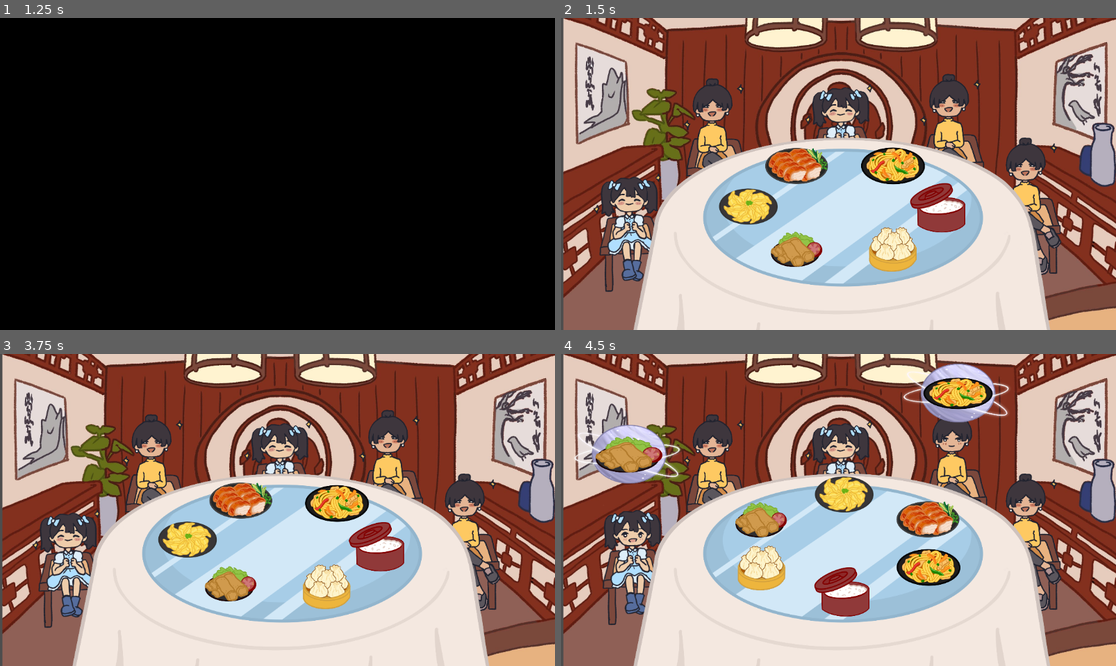
Above: before the commit, frames 1-4 (two rows, left to right).
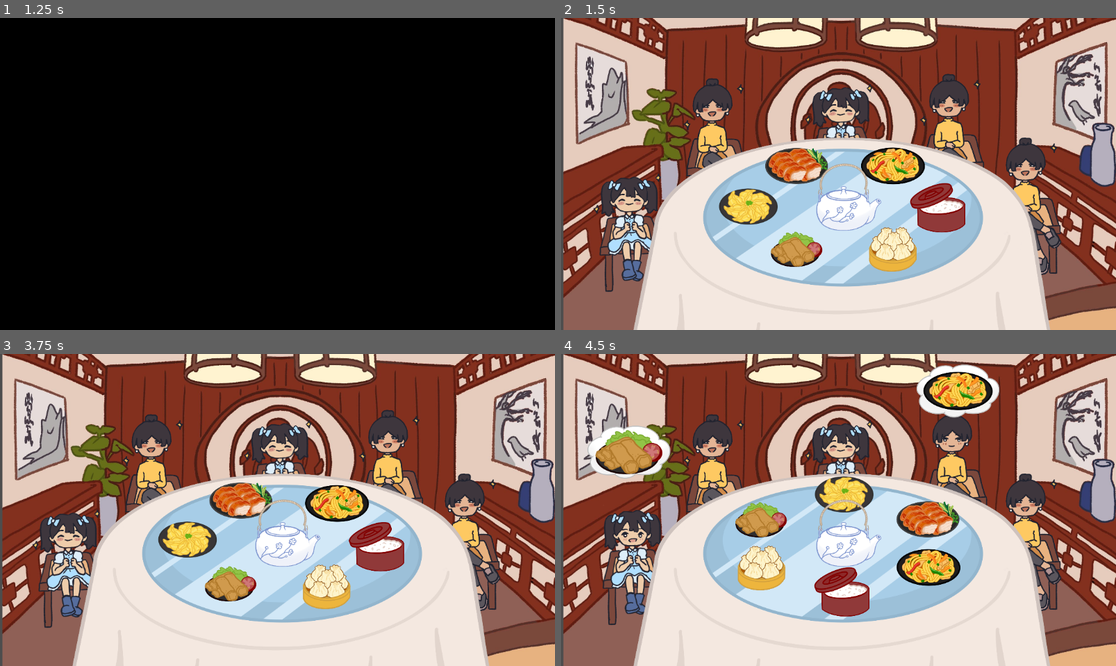
Above: after the commit, the same moments.

Repository: game-dev-besties/lupe_game
Game: Godot game, scene res://scenes/cutscene.tscn
Two runs of this game, one before a commit and one after it. Both use one fixed random seed, a clock stepped at 60 frames per second and the inputs below.
Inputs (mouse positions are in pixels of both pictures, inside the frame that each line leads up to):
- Up to frame 1 (1.25 s): click "SKIP" at 0.5 s
- Up to frame 2 (1.5 s): click "SKIP" at 1.25 s
- Up to frame 3 (3.75 s): tap Enter (ui_accept) at 2, 2.75, 3.5 s; drag from (377, 544) to (233, 584) at 2.02 s; drag from (333, 584) to (188, 544) at 2.77 s; move the mouse to (233, 584) at 3.52 s; hold Right (ui_right) from 3.53 s (still down); click (233, 584) at 3.67 s
- Up to frame 4 (4.5 s): release Right (ui_right) at 4.25 s; drag from (783, 506) to (810, 588) at 4.27 s

Frame 1 is identical in both runs. In frame 2, 1.2% of the frame differs, in the area x 45-58%, y 46-69%; in frame 3, 1.2%; in frame 4, 4.7%, in the area x 2-81%, y 3-69%.

Commit message:
draggable teapot

Diff:
--- a/scenes/NPC.tscn
+++ b/scenes/NPC.tscn
@@ -3,7 +3,7 @@
 [ext_resource type="Script" uid="uid://c20iiwfaxynah" path="res://scripts/npc.gd" id="1_mhefn"]
 [ext_resource type="Texture2D" uid="uid://nb76g4oh3qlu" path="res://assets/npc/girl1.png" id="2_bdcwd"]
 [ext_resource type="Texture2D" uid="uid://ksk0j7ukgjct" path="res://assets/npc/girl3.png" id="3_5h8ky"]
-[ext_resource type="Texture2D" uid="uid://13i0ekp83pct" path="res://assets/rings.webp" id="4_jnjht"]
+[ext_resource type="Texture2D" uid="uid://02hyxbp12e5h" path="res://assets/bubble.png" id="4_jnjht"]
 
 [sub_resource type="AtlasTexture" id="AtlasTexture_e3sg1"]
 atlas = ExtResource("2_bdcwd")
@@ -92,8 +92,8 @@
 
 [node name="ThoughtBubble" type="Sprite2D" parent="."]
 visible = false
-position = Vector2(6, -223)
-scale = Vector2(0.324897, 0.256362)
+position = Vector2(6, -228)
+scale = Vector2(0.324897, 0.313333)
 texture = ExtResource("4_jnjht")
 
 [node name="FoodImage" type="Sprite2D" parent="ThoughtBubble"]
--- a/scenes/game.tscn
+++ b/scenes/game.tscn
@@ -1,11 +1,13 @@
-[gd_scene load_steps=11 format=3 uid="uid://b7w465tfimyec"]
+[gd_scene load_steps=13 format=3 uid="uid://b7w465tfimyec"]
 
 [ext_resource type="Script" uid="uid://b8fp7l0wpeawx" path="res://scripts/game.gd" id="1_lkgvj"]
-[ext_resource type="PackedScene" uid="uid://b6jq0f6yg0wuw" path="res://scenes/NPC.tscn" id="2_lnu2h"]
+[ext_resource type="PackedScene" uid="uid://ddw71ek2dup7r" path="res://scenes/dish.tscn" id="3_gee14"]
 [ext_resource type="Texture2D" uid="uid://dspqnr0vuhl4l" path="res://assets/table.png" id="3_lbhrr"]
 [ext_resource type="Script" uid="uid://decuur7sn58mt" path="res://scripts/spinningthing.gd" id="3_p57ef"]
-[ext_resource type="PackedScene" uid="uid://ddw71ek2dup7r" path="res://scenes/dish.tscn" id="4_u5sy4"]
+[ext_resource type="PackedScene" uid="uid://b6jq0f6yg0wuw" path="res://scenes/NPC.tscn" id="4_0tnpc"]
 [ext_resource type="Texture2D" uid="uid://brqi5cskbd0ai" path="res://assets/background.jpg" id="5_iywne"]
+[ext_resource type="PackedScene" uid="uid://ch8611g0nx445" path="res://scenes/teacup.tscn" id="5_vtaks"]
+[ext_resource type="PackedScene" uid="uid://ct8tletcl4vu6" path="res://scenes/teapot.tscn" id="6_0tnpc"]
 
 [sub_resource type="Animation" id="Animation_pk0x4"]
 length = 0.001
@@ -91,9 +93,13 @@
 [node name="spinningthing" type="Node2D" parent="." node_paths=PackedStringArray("game_scene")]
 position = Vector2(586, 448)
 script = ExtResource("3_p57ef")
-dish_scene = ExtResource("4_u5sy4")
-npc_scene = ExtResource("2_lnu2h")
+dish_scene = ExtResource("3_gee14")
+npc_scene = ExtResource("4_0tnpc")
+teacup_scene = ExtResource("5_vtaks")
+teapot_scene = ExtResource("6_0tnpc")
 game_scene = NodePath("..")
+
+[node name="teapot" parent="spinningthing" instance=ExtResource("6_0tnpc")]
 
 [node name="table sprite" type="Sprite2D" parent="spinningthing"]
 z_index = -1000
--- /dev/null
+++ b/scenes/teacup.tscn
@@ -0,0 +1,19 @@
+[gd_scene load_steps=6 format=3 uid="uid://ch8611g0nx445"]
+
+[ext_resource type="Script" uid="uid://b0nw6788cadc2" path="res://scripts/teacup.gd" id="1_h0qtq"]
+[ext_resource type="Texture2D" uid="uid://bjsfdkrusar02" path="res://assets/emptytea.png" id="2_i4cwq"]
+[ext_resource type="Texture2D" uid="uid://5mfyidswwmi0" path="res://assets/halftea.png" id="3_6j0cs"]
+[ext_resource type="Texture2D" uid="uid://1devsaxfx110" path="res://assets/fulltea.png" id="4_wjc7y"]
+
+[sub_resource type="CircleShape2D" id="CircleShape2D_h0qtq"]
+
+[node name="teacup" type="Area2D"]
+script = ExtResource("1_h0qtq")
+empty_texture = ExtResource("2_i4cwq")
+half_full_texture = ExtResource("3_6j0cs")
+full_texture = ExtResource("4_wjc7y")
+
+[node name="Sprite2D" type="Sprite2D" parent="."]
+
+[node name="CollisionShape2D" type="CollisionShape2D" parent="."]
+shape = SubResource("CircleShape2D_h0qtq")
--- /dev/null
+++ b/scenes/teapot.tscn
@@ -0,0 +1,17 @@
+[gd_scene load_steps=4 format=3 uid="uid://ct8tletcl4vu6"]
+
+[ext_resource type="Script" uid="uid://sp8oxy5p1dg" path="res://scripts/teapot.gd" id="1_8y5ma"]
+[ext_resource type="Texture2D" uid="uid://bbbdkq4c47had" path="res://assets/teapot.png" id="2_gi2kt"]
+
+[sub_resource type="CircleShape2D" id="CircleShape2D_gi2kt"]
+
+[node name="teapot" type="Area2D"]
+script = ExtResource("1_8y5ma")
+
+[node name="Sprite2D" type="Sprite2D" parent="."]
+position = Vector2(2, -22)
+scale = Vector2(0.473333, 0.473333)
+texture = ExtResource("2_gi2kt")
+
+[node name="CollisionShape2D" type="CollisionShape2D" parent="."]
+shape = SubResource("CircleShape2D_gi2kt")
--- a/scripts/spinningthing.gd
+++ b/scripts/spinningthing.gd
@@ -3,6 +3,8 @@
 # --- Scene & Path Properties ---
 @export var dish_scene = load("res://scenes/dish.tscn") as PackedScene
 @export var npc_scene = load("res://scenes/NPC.tscn") as PackedScene
+@export var teacup_scene = load("res://scenes/teacup.tscn") as PackedScene
+@export var teapot_scene = load("res://scenes/teapot.tscn") as PackedScene
 @export var ellipse_width: float = 400.0
 @export var ellipse_height: float = 200.0
 @export var game_scene: Node2D
--- /dev/null
+++ b/scripts/teacup.gd
@@ -0,0 +1,30 @@
+class_name Teacup
+extends Area2D
+
+@export var empty_texture: Texture2D
+@export var half_full_texture: Texture2D
+@export var full_texture: Texture2D
+@onready var sprite: Sprite2D = $Sprite2D
+
+enum Fullness {EMPTY, HALF, FULL}
+var fullness: Fullness = Fullness.EMPTY
+var owner_npc: NPC
+
+func _ready():
+	update_texture()
+
+func fill():
+	if fullness < Fullness.FULL:
+		fullness += 1
+		update_texture()
+		if owner_npc:
+			owner_npc.on_teacup_state_changed(fullness)
+
+func update_texture():
+	match fullness:
+		Fullness.EMPTY:
+			sprite.texture = empty_texture
+		Fullness.HALF:
+			sprite.texture = half_full_texture
+		Fullness.FULL:
+			sprite.texture = full_texture
--- /dev/null
+++ b/scripts/teapot.gd
@@ -0,0 +1,27 @@
+class_name Teapot
+extends Area2D
+
+var is_dragging: bool = false
+var home_position: Vector2
+
+func _ready():
+	home_position = global_position
+	connect("input_event", _on_input_event)
+
+func _process(_delta):
+	if is_dragging:
+		global_position = get_global_mouse_position()
+
+func _on_input_event(_viewport, event, _shape_idx):
+	if event is InputEventMouseButton and event.button_index == MOUSE_BUTTON_LEFT:
+		is_dragging = event.pressed
+		if not event.pressed:
+			_on_drag_released()
+
+func _on_drag_released():
+	for area in get_overlapping_areas():
+		if area is Teacup:
+			area.fill()
+			break
+	var tween = create_tween()
+	tween.tween_property(self, "global_position", home_position, 0.5).set_trans(Tween.TRANS_QUINT).set_ease(Tween.EASE_OUT)
Not shown, added: scripts/teacup.gd.uid
Not shown, added: scripts/teapot.gd.uid
